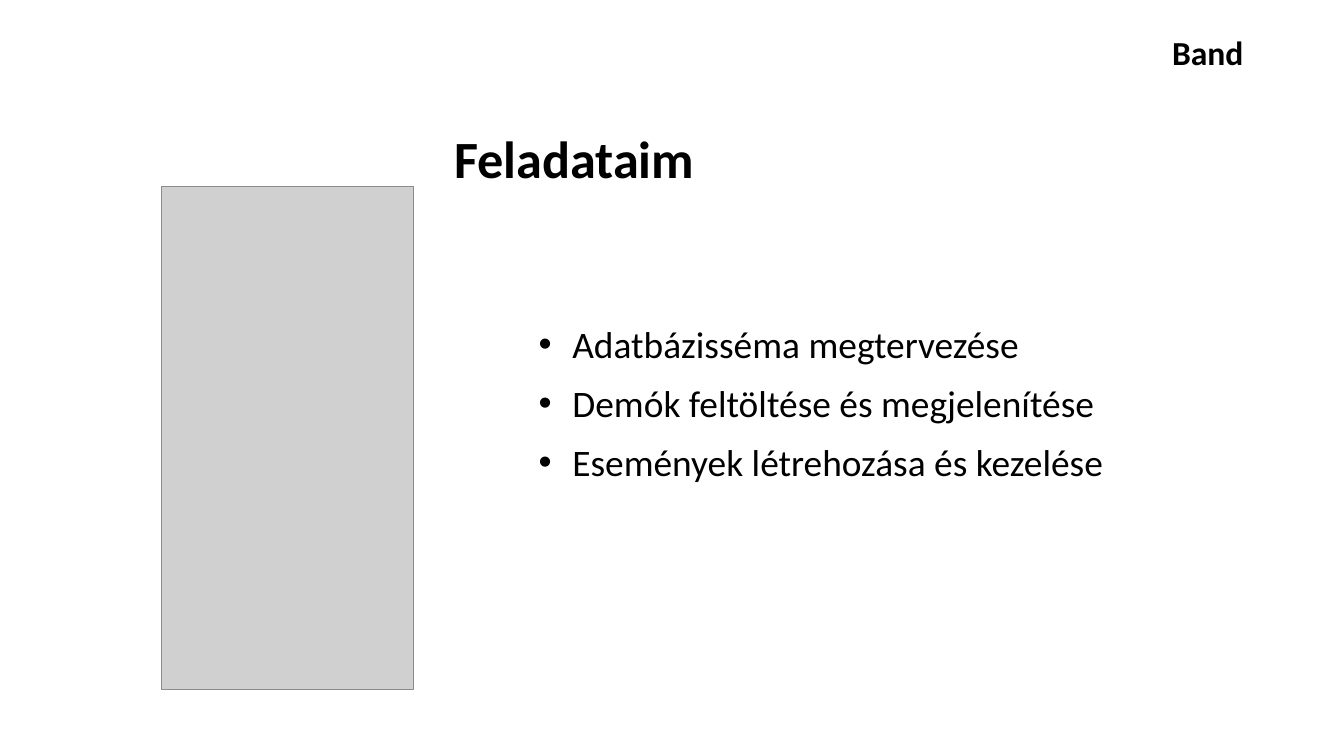
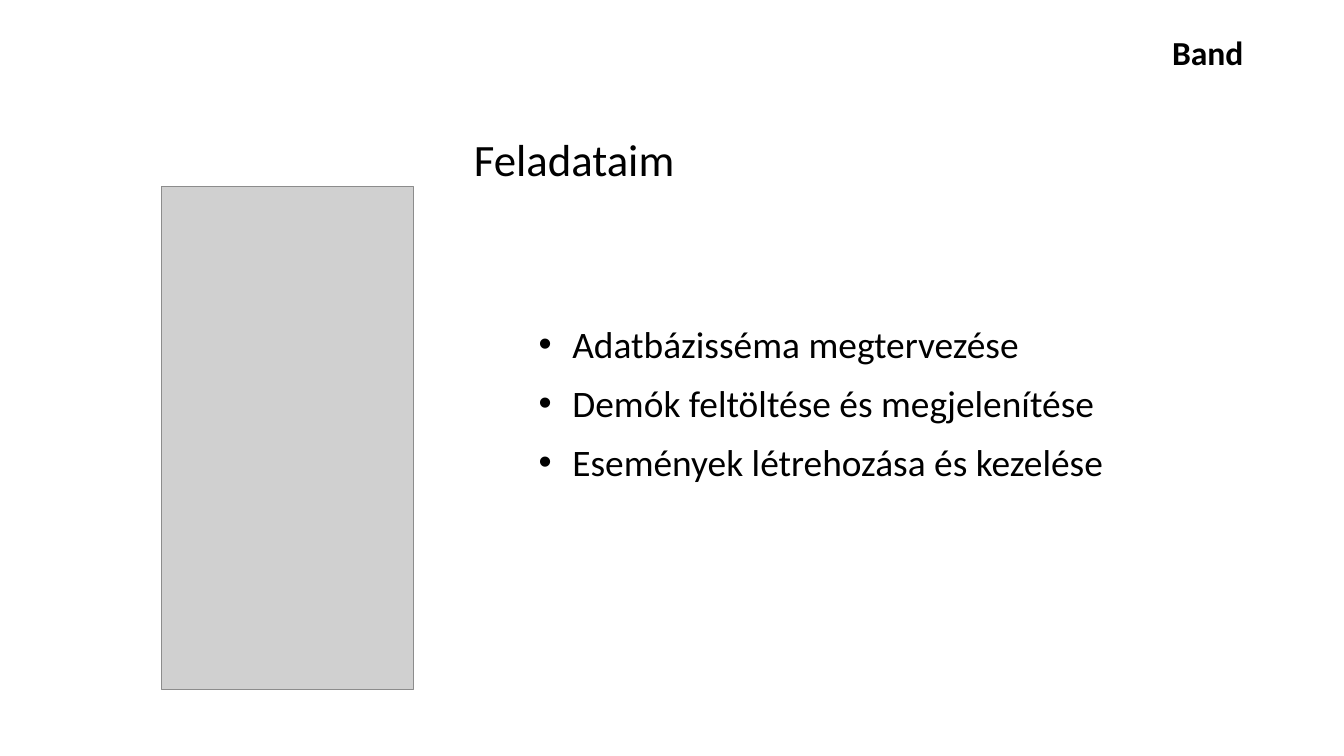
Before and after one commit to schonherz-java-ee-2016-summer/project, a slide deck: slide 3 of presentations/band/Veress_Armin/prezentation_veress_armin.pptx. Drawn at 1344x756 pixels with LibreOffice and Linux fonts; fonts in the diff are those of the drawing; grey boxes stand for pictures; background and template pictures are left out. Boxes give left, top, right and bottom in pixels: in the first picture for what was removed or moved away, otherwise in the second. Text is boxed around its words. In the diff, an @@ line names an element or a change of style, - is before the commit and + after.

```diff
--- a/presentations/band/Veress_Armin/prezentation_veress_armin.pptx
+++ b/presentations/band/Veress_Armin/prezentation_veress_armin.pptx
@@ title "Feladataim" at (474,145,674,177): size 28 to 24 pt, bold off @@
```
Also in this commit, not shown: 3 other slides changed.
